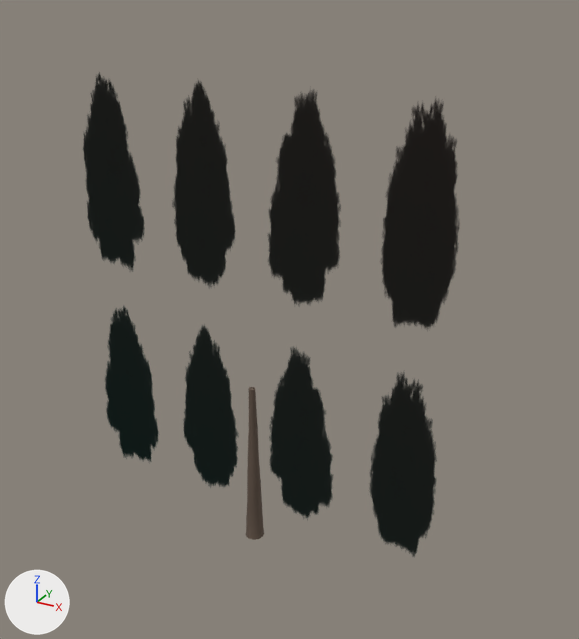
The glTF model assets/vegetation/models/tree_medium_upright_asymmetric_canopy_lod2_impostor.glb as it was, and as the next commit left it.
Both versions are drawn from a 50 mm lens placed at (13.0, -20.9, 19.5), pointed at (1.2, 0.6, 8.8). Lighting does not change. The marker at lower left points along +X, +Y and +Z. The first picture is the older version. Vertices at exactly the same position are counted once.

The older version as bpy lines, for what is in view:
```python
me_camphor_trunk_stylizedmesh = bpy.data.meshes.new('Camphor_Trunk_StylizedMesh')
me_camphor_trunk_stylizedmesh.from_pydata(...)  # 96 vertices, 188 faces; spans x -0.35..0.35, y -0.37..0.37, z 0.0..6.2
me_camphor_trunk_stylizedmesh.materials.append(mat_m_trunk_warmdark)  # brown #5f5044
me_treehlod2_impostormesh = bpy.data.meshes.new('TreeHLOD2_ImpostorMesh')
me_treehlod2_impostormesh.from_pydata(...)  # 4 vertices, 4 faces; spans x -7.4..7.5, y 0.0, z 0.8..17.2
me_treehlod2_impostormesh.materials.append(mat_m_upright_treehlod2)
ob_camphor_trunk_stylized = bpy.data.objects.new('Camphor_Trunk_Stylized', me_camphor_trunk_stylizedmesh)
ob_camphor_trunk_stylized.location = (0.0, 0.0, 0.0)
ob_treehlod2_impostor = bpy.data.objects.new('TreeHLOD2_Impostor', me_treehlod2_impostormesh)
ob_treehlod2_impostor.location = (0.0, 0.0, 0.0)
```
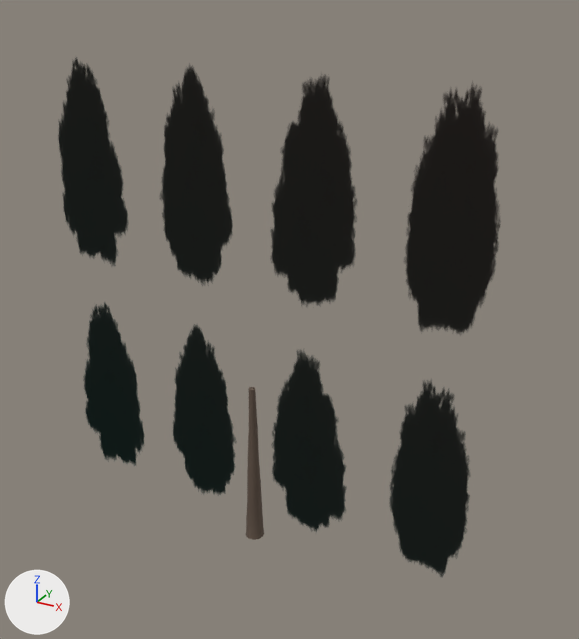
Boxes (x1, y1, x2, y2) around the edits, measured in the pictures (579 x 639 px):
'TreeHLOD2_Impostor', reshaped (17% wider, 7% taller): before (83, 73, 460, 557); after (58, 57, 500, 577)

The change in detail:
me_treehlod2_impostormesh is used by ob_treehlod2_impostor; location (0.0, 0.0, 0.0).
me_treehlod2_impostormesh had 4 vertices, 4 faces and spanned x -7.4..7.5, y 0.0, z 0.8..17.2.
me_treehlod2_impostormesh now has 4 vertices, 4 faces and spans x -8.6..8.8, y 0.0, z 0.3..17.6.
Part 1, on me_treehlod2_impostormesh:
Vertex 0 of me_treehlod2_impostormesh moves from (-7.4, 0.0, 0.8) to (-8.6, 0.0, 0.3).
Vertex 1 of me_treehlod2_impostormesh moves from (7.5, 0.0, 0.8) to (8.8, 0.0, 0.3).
Vertex 2 of me_treehlod2_impostormesh moves from (7.5, 0.0, 17.2) to (8.8, 0.0, 17.6).
Vertex 3 of me_treehlod2_impostormesh moves from (-7.4, 0.0, 17.2) to (-8.6, 0.0, 17.6).
